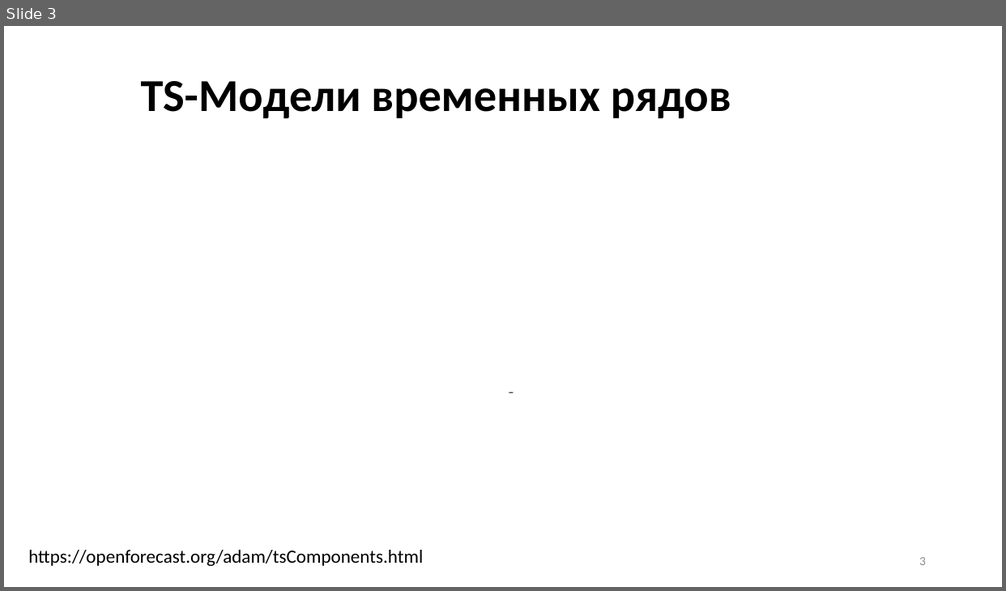
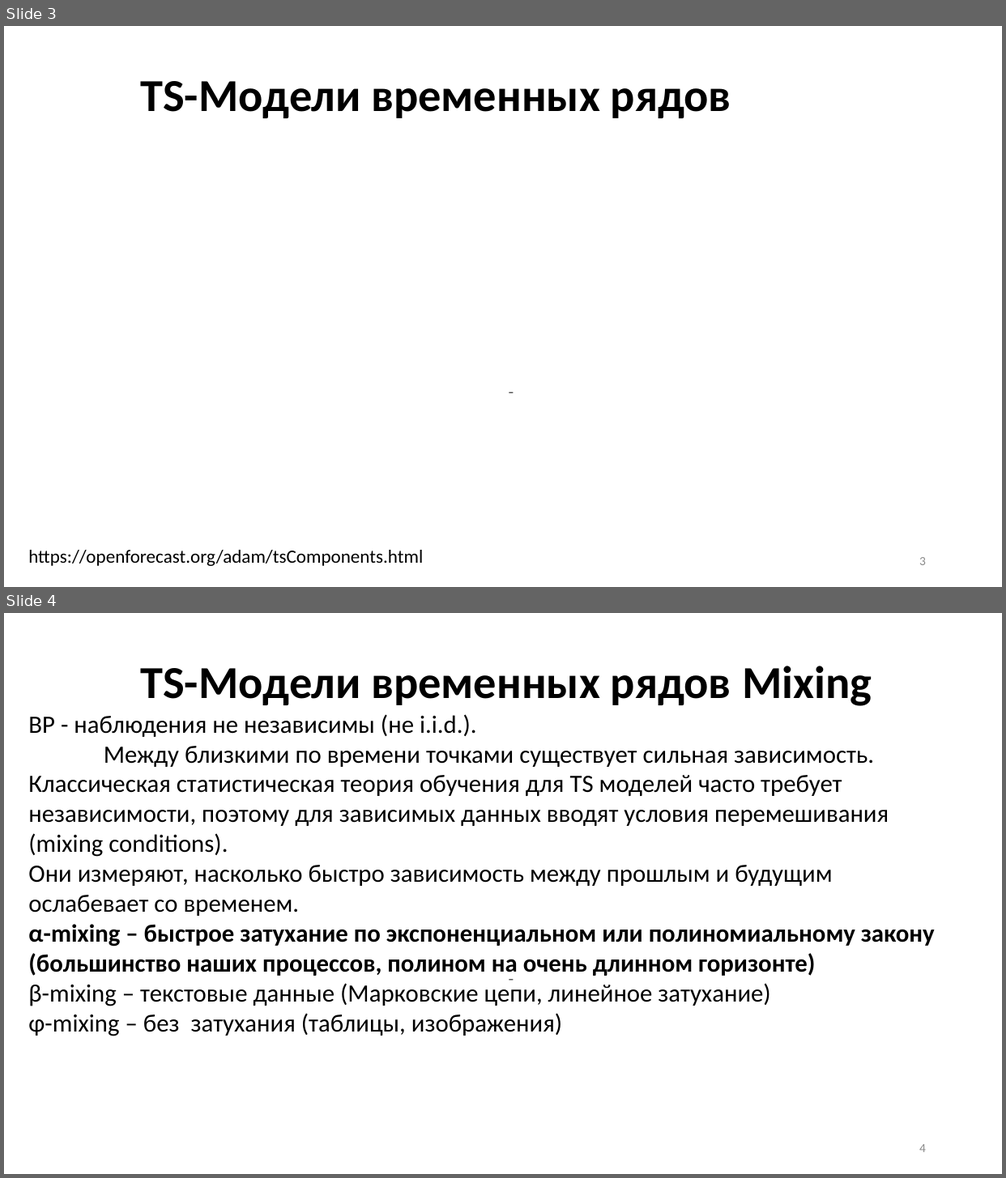
Before and after one commit to MVRonkin/TimeSeriesCourse, a slide deck: Last/LEC/03-1_ExpSmooth.pptx. Shown one above the other, each under a label of ours: slide 3 before the commit, slides 3 and 4 after it. The pictures are 1006x591 and 1006x1178 pixels, drawn with LibreOffice and Linux fonts; fonts in the diff are those of the drawing; grey boxes stand for pictures. Boxes give left, top, right and bottom in pixels: in the first picture for what was removed or moved away, otherwise in the second. Text is boxed around its words. In the diff, an @@ line names an element or a change of style, - is before the commit and + after.

```diff
--- a/Last/LEC/03-1_ExpSmooth.pptx
+++ b/Last/LEC/03-1_ExpSmooth.pptx
@@ slide 4 added at (4, 613, 1002, 1174), background #FFFFFF @@
@@ title added at (141, 666, 872, 706), 44 pt, text #000000, bold @@
+TS-Модели временных рядов Mixing
@@ text added at (28, 714, 935, 1037), 24 pt, text #000000 @@
+ВР - наблюдения не независимы (не i.i.d.).
+Между близкими по времени точками существует сильная зависимость.
+Классическая статистическая теория обучения для TS моделей часто требует независимости, поэтому для зависимых данных вводят условия перемешивания (mixing conditions).
+Они измеряют, насколько быстро зависимость между прошлым и будущим ослабевает со временем.
+α-mixing – быстрое затухание по экспоненциальном или полиномиальному закону (большинство наших процессов, полином на очень длинном горизонте)
+β-mixing – текстовые данные (Марковские цепи, линейное затухание)
+φ-mixing – без затухания (таблицы, изображения)
@@ rectangle added at (509, 980, 513, 981), fill #000000 @@
@@ page number added at (919, 1144, 926, 1152), 12 pt, text #8C8C8C @@
+4
```
Also in this commit, not shown: 2 other files.
